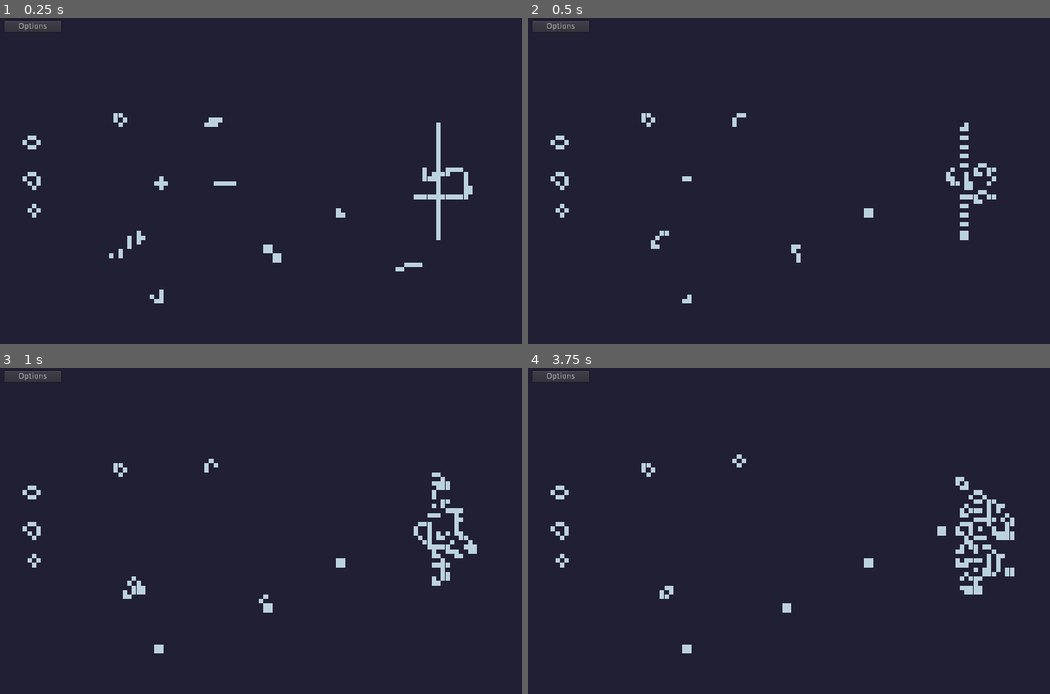
Above: before the commit, frames 1-4 (two rows, left to right).
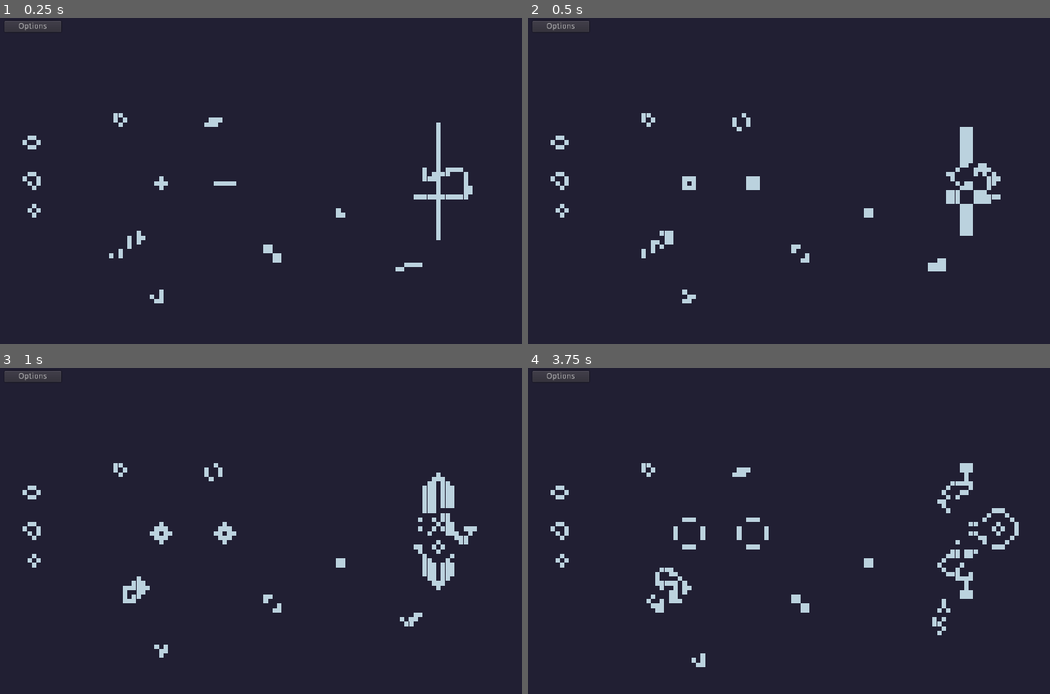
Above: after the commit, the same moments.

Repository: zMenta/Godot-Game-of-Life
Game: Godot game, scene res://main/Main.tscn
Same seed, same stepped clock (60 frames per second), same inputs: the game is played once before the commit and once after it.
Inputs:
- Up to frame 1 (0.25 s): no input
- Up to frame 2 (0.5 s): no input
- Up to frame 3 (1 s): no input
- Up to frame 4 (3.75 s): no input

Frame 1 is identical in both runs. In frame 2, 1.4% of the frame differs, in the area x 21-91%, y 29-87%; in frame 3, 2.3%; in frame 4, 3.1%, in the area x 22-95%, y 26-92%.

Commit message:
fixed wrong generation logic

Diff:
--- a/Game of Life/map/Map.gd
+++ b/Game of Life/map/Map.gd
@@ -35,18 +35,37 @@
 
 	return alive_cells
 
+# Checks for cells that need to be changed and then calls draw_generation().
+func new_generation() -> void:
+	var cells_to_change := []
 
-func new_generation() -> void:
 	for i in range(map.x):
 		for j in range(map.y):
-			var cell := get_cell(i, j)
+			var state := get_cell(i, j)
+			var cell = {
+				"state" : state,
+				"pos_x" : i,
+				"pos_y" : j,
+				"state_to_change" : -1
+				}
+
 			var alive_cells := check_surround(i, j)
 
-			if cell == Cell.dead and alive_cells == 3:
-				set_cell(i, j, Cell.alive)
+			if cell.state == Cell.dead and alive_cells == 3:
+				cell.state_to_change = Cell.alive
 
-			if cell == Cell.alive and (alive_cells < 2 or alive_cells > 3):
-				set_cell(i, j, Cell.dead)
+			if cell.state == Cell.alive and (alive_cells < 2 or alive_cells > 3):
+				cell.state_to_change = Cell.dead
+
+			if cell.state_to_change != -1:
+				cells_to_change.append(cell)
+
+	draw_generation(cells_to_change)
+
+# Draws the tileset with set_cell() for the changed tiles in the map.
+func draw_generation(cells: Array) -> void:
+	for cell in cells:
+		set_cell(cell.pos_x, cell.pos_y, cell.state_to_change)
 
 
 func _on_NewGenerationTimer_timeout() -> void:
